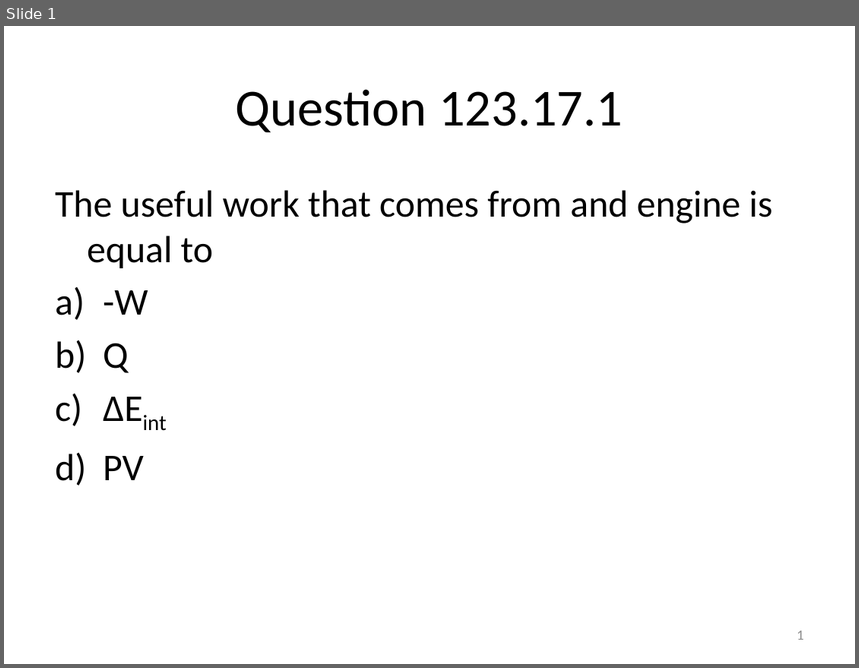
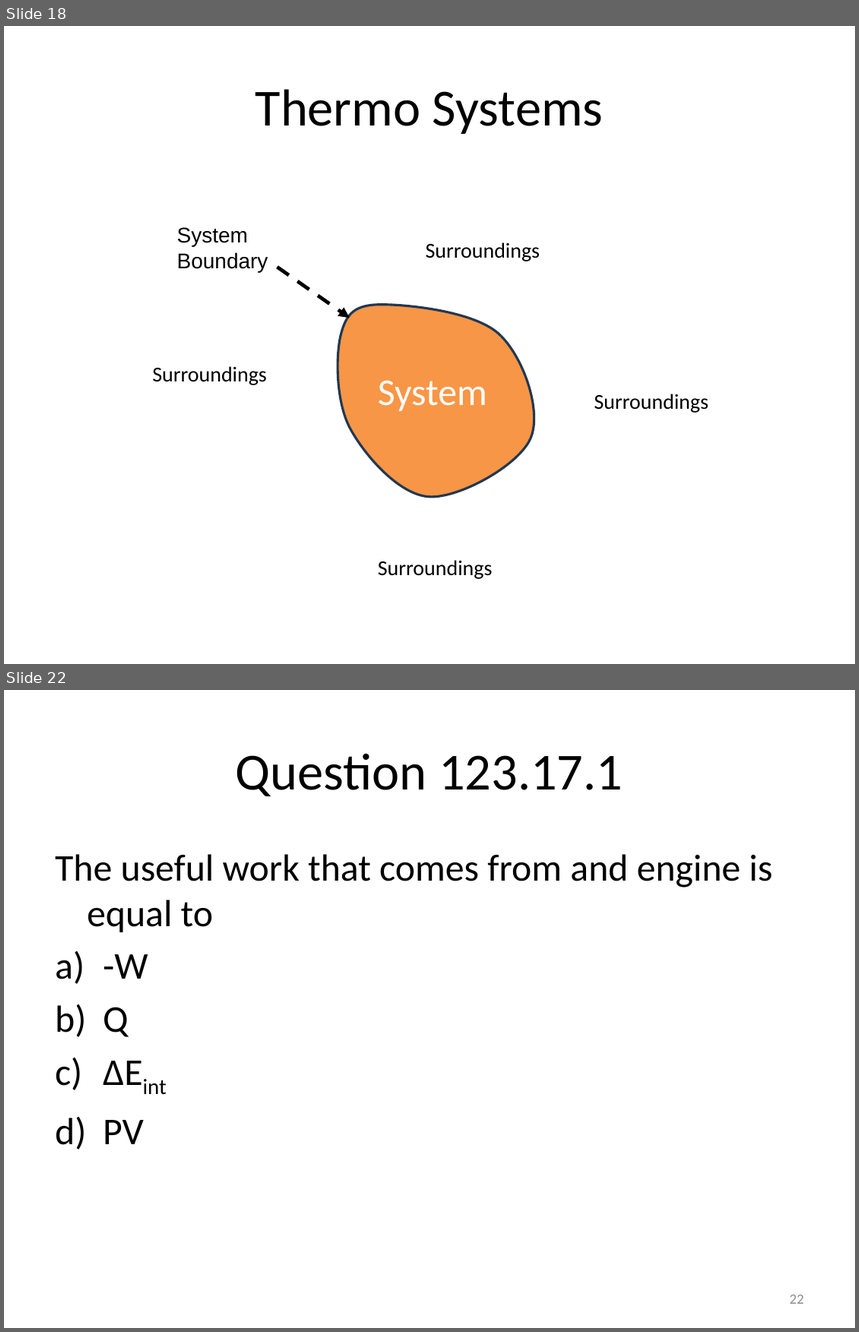
Before and after one commit to rtlines/Introductory-Physics-II, a slide deck: Lecture_Slides/PH 123 Lecture 33.pptx. Shown one above the other, each under a label of ours: slide 1 before the commit, slides 18 and 22 after it; the slides between them are not shown. The pictures are 859x668 and 859x1332 pixels, drawn with LibreOffice and Linux fonts; fonts in the diff are those of the drawing. Boxes give left, top, right and bottom in pixels: in the first picture for what was removed or moved away, otherwise in the second. Text is boxed around its words. In the diff, an @@ line names an element or a change of style, - is before the commit and + after.

```diff
--- a/Lecture_Slides/PH 123 Lecture 33.pptx
+++ b/Lecture_Slides/PH 123 Lecture 33.pptx
@@ slide 18 added at (4, 26, 855, 664), background #FFFFFF @@
@@ title added at (256, 89, 604, 134), 44 pt, text #000000 @@
+Thermo Systems
@@ text added at (177, 227, 268, 272), 18 pt, text #000000 @@
+System Boundary
@@ text added at (426, 243, 541, 262), 18 pt, text #000000 @@
+Surroundings
@@ arrow added from (278, 267) to (350, 318), #000000 3 pt dashed @@
@@ freeform shape added at (338, 304, 534, 496), fill #F79646, outline #233953 2 pt @@
@@ text added at (152, 366, 267, 385), 18 pt, text #000000 @@
+Surroundings
@@ text added at (378, 380, 487, 411), 32 pt, text #FFFFFF @@
+System
@@ text added at (595, 394, 709, 413), 18 pt, text #000000 @@
+Surroundings
@@ text added at (378, 560, 493, 579), 18 pt, text #000000 @@
+Surroundings
@@ what was slide 1 is now slide 22 @@
@@ page number at (790, 1295, 804, 1304): text changed @@
-1
+22
```
Also in this commit, not shown: 20 other slides added, 31 other files.
